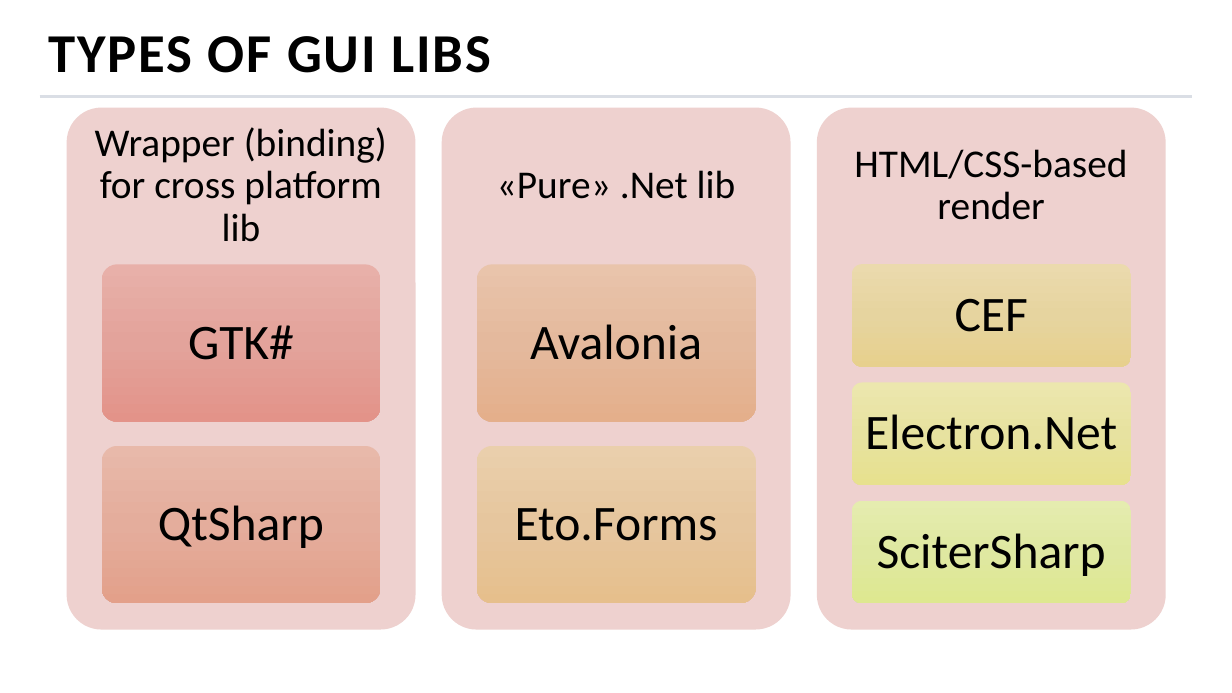
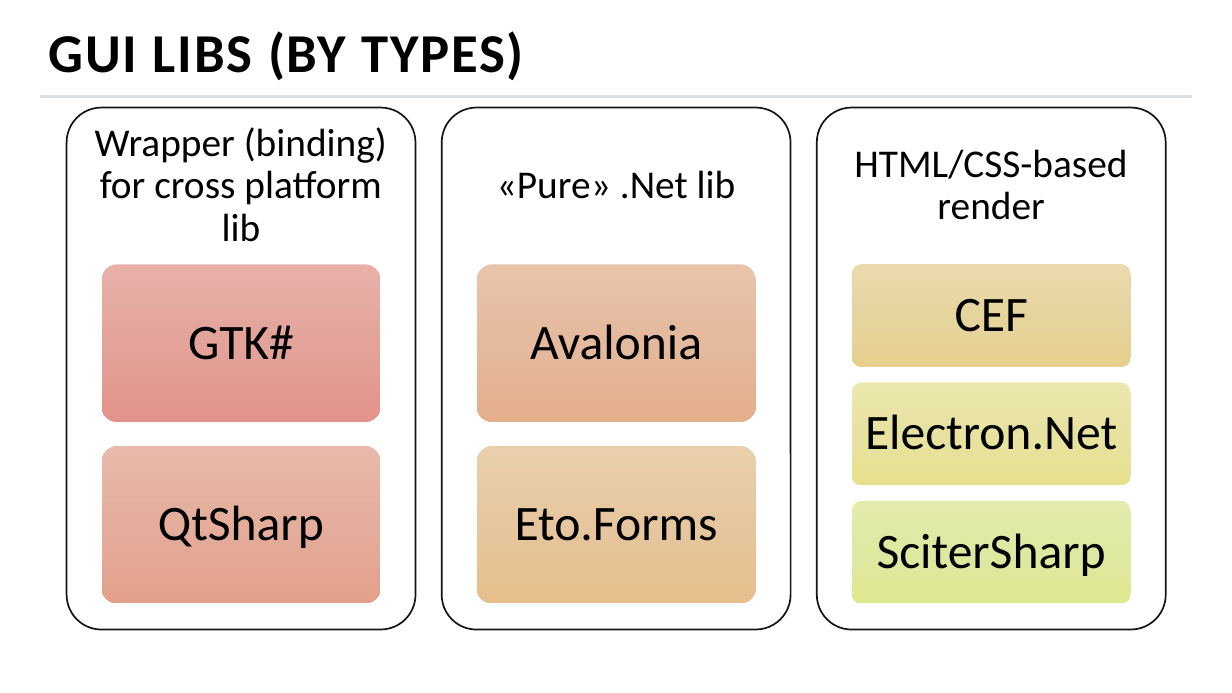
Before and after one commit to MihailRomanov/TechTalks_GUI_in_Net, a slide deck: slide 10 of presentation.pptx (slide 8 before the commit). Drawn at 1232x693 pixels with LibreOffice and Linux fonts; fonts in the diff are those of the drawing; background and template pictures are left out. Boxes give left, top, right and bottom in pixels: in the first picture for what was removed or moved away, otherwise in the second. Text is boxed around its words. In the diff, an @@ line names an element or a change of style, - is before the commit and + after.

```diff
--- a/presentation.pptx
+++ b/presentation.pptx
@@ title at [49,31,524,80]: text changed @@
-TYPES OF GUI LIBS
+GUI LIBS (BY TYPES)
@@ fill #EFD2CF to #FFFFFF; outline none to #141414 1 pt in 3 elements at [67,107,415,630], [442,107,791,630], [817,107,1165,630] @@
```
Also in this commit, not shown: 13 other slides changed, 3 slides added, 2 slides removed.
